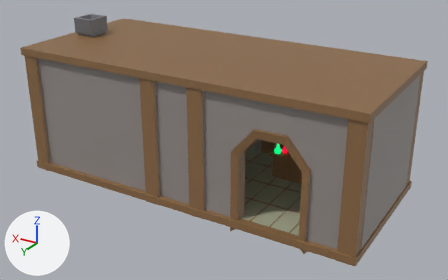
An edit to the Blender file 3d blender/house1.blend, drawn before and after from the same camera.
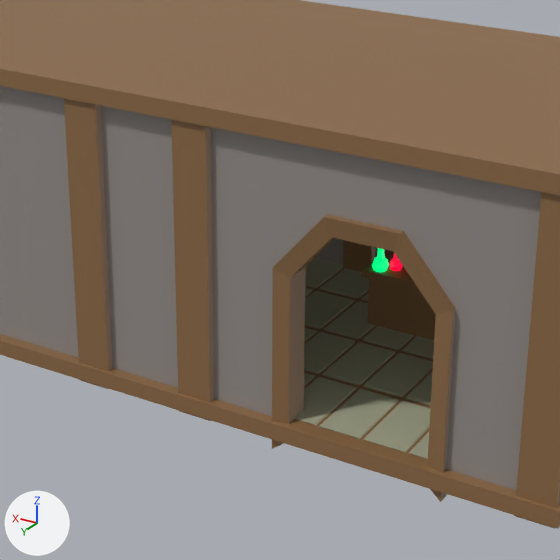
Old and new are each drawn whole from a 50 mm camera at (-63.3, 150.8, 86.0) aimed at (26.1, 1.9, 11.5) and again close up on the part from 25% to 80% of the width and 12% to 100% of the height. Lighting does not change. The marker at lower left points along +X, +Y and +Z.
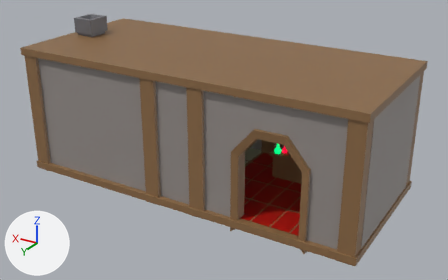
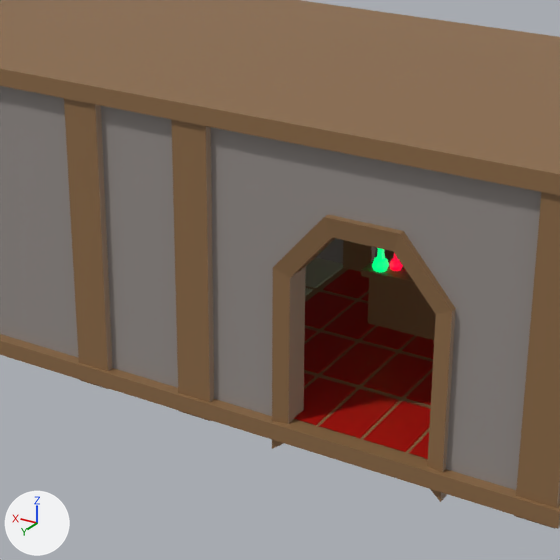
What differs and where, as boxes (x1, y1, x2, y2) in the close-ups (560 x 560 px):
'Plane', recoloured: (294, 269, 434, 459) in both

What changed in the scene script:
```text
Change mat_material_001:
    mat_material_001.base_color: (0.421, 0.429, 0.301) -> (0.429, 0.00274, 0.0)  # grey #aeaf95 -> red #af0900
```
